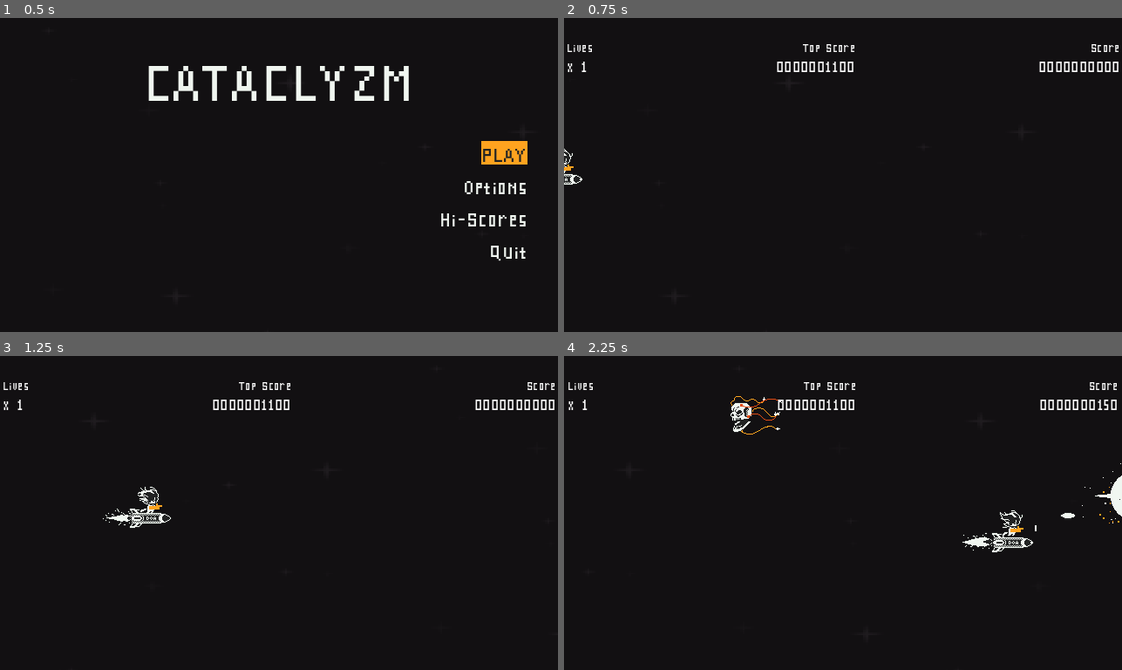
Above: before the commit, frames 1-4 (two rows, left to right).
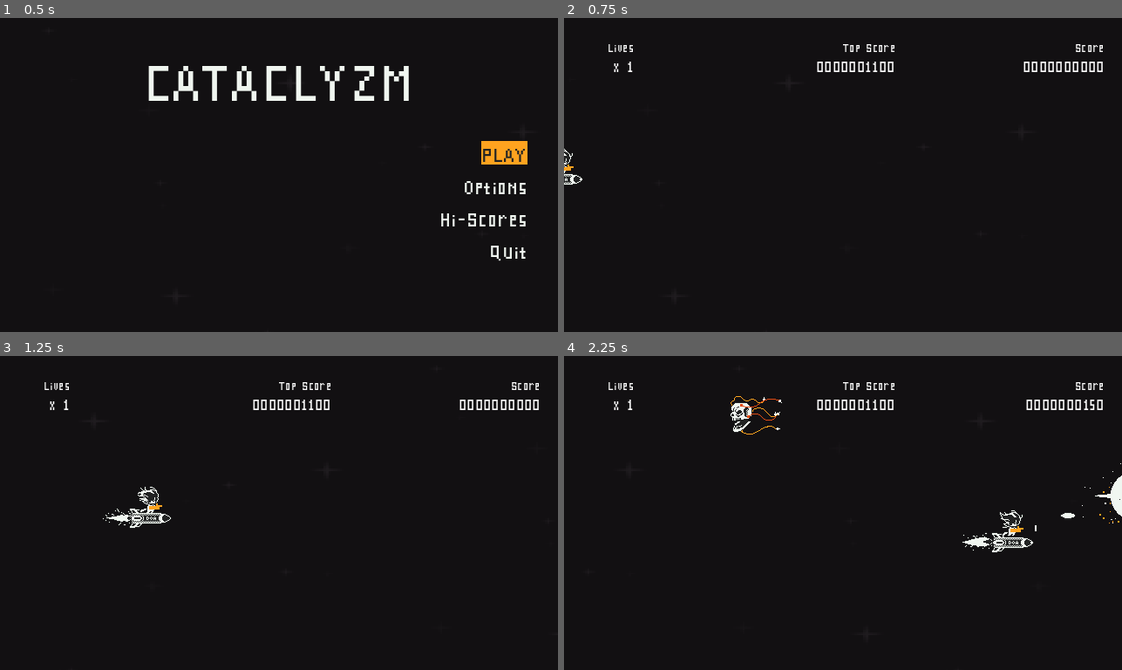
Above: after the commit, the same moments.

Repository: rnakkas/GodotSandbox
Game: Godot game, scene res://ShmupSandbox/Main/Scenes/main.tscn
Two runs of this game, one before a commit and one after it. Both use one fixed random seed, a clock stepped at 60 frames per second and the inputs below.
Inputs (mouse positions are in pixels of both pictures, inside the frame that each line leads up to):
- Up to frame 1 (0.5 s): no input
- Up to frame 2 (0.75 s): click "PLAY" at 0.5 s
- Up to frame 3 (1.25 s): no input
- Up to frame 4 (2.25 s): move the mouse to (965, 497) at 1.27 s; hold D (move_right) 1.28-2.03 s; hold Space (shoot) 1.28-2.03 s; move the mouse to (731, 528) at 2.02 s; hold S (move_down) from 2.03 s (still down); tap Space (shoot) at 2.1 s

Frame 1 is identical in both runs. In frame 2, 1.2% of the frame differs, in the area x 0-100%, y 8-18%; in frame 3, 1.2%; in frame 4, 1.3%.

Commit message:
Player hud: fixed some hud ui issues by setting custom min sizes for the elements

Diff:
--- a/ShmupSandbox/UI/Scenes/player_hud.tscn
+++ b/ShmupSandbox/UI/Scenes/player_hud.tscn
@@ -30,13 +30,15 @@
 [node name="HBoxContainer" type="HBoxContainer" parent="MarginContainer/VBoxContainer"]
 layout_mode = 2
 size_flags_horizontal = 8
-theme_override_constants/separation = 70
+theme_override_constants/separation = 30
 
 [node name="VBoxContainer3" type="VBoxContainer" parent="MarginContainer/VBoxContainer/HBoxContainer"]
+custom_minimum_size = Vector2(60, 0)
 layout_mode = 2
 
 [node name="lives_label" type="Label" parent="MarginContainer/VBoxContainer/HBoxContainer/VBoxContainer3"]
 layout_mode = 2
+size_flags_horizontal = 8
 theme_override_fonts/font = ExtResource("1_xvmxs")
 theme_override_font_sizes/font_size = 20
 text = "Lives"
@@ -44,6 +46,7 @@
 [node name="lives_value" type="Label" parent="MarginContainer/VBoxContainer/HBoxContainer/VBoxContainer3"]
 unique_name_in_owner = true
 layout_mode = 2
+size_flags_horizontal = 8
 theme_override_fonts/font = ExtResource("1_xvmxs")
 theme_override_font_sizes/font_size = 25
 text = "x 3"
@@ -54,7 +57,14 @@
 [node name="separator3" type="Control" parent="MarginContainer/VBoxContainer/HBoxContainer"]
 layout_mode = 2
 
+[node name="separator5" type="Control" parent="MarginContainer/VBoxContainer/HBoxContainer"]
+layout_mode = 2
+
+[node name="separator6" type="Control" parent="MarginContainer/VBoxContainer/HBoxContainer"]
+layout_mode = 2
+
 [node name="VBoxContainer2" type="VBoxContainer" parent="MarginContainer/VBoxContainer/HBoxContainer"]
+custom_minimum_size = Vector2(150, 0)
 layout_mode = 2
 
 [node name="top_score_label" type="Label" parent="MarginContainer/VBoxContainer/HBoxContainer/VBoxContainer2"]
@@ -67,10 +77,10 @@
 [node name="top_score_value" type="Label" parent="MarginContainer/VBoxContainer/HBoxContainer/VBoxContainer2"]
 unique_name_in_owner = true
 layout_mode = 2
-size_flags_horizontal = 4
+size_flags_horizontal = 8
 theme_override_fonts/font = ExtResource("1_xvmxs")
 theme_override_font_sizes/font_size = 25
-text = "00000000"
+text = "0000000000"
 
 [node name="separator2" type="Control" parent="MarginContainer/VBoxContainer/HBoxContainer"]
 layout_mode = 2
@@ -79,6 +89,7 @@
 layout_mode = 2
 
 [node name="VBoxContainer" type="VBoxContainer" parent="MarginContainer/VBoxContainer/HBoxContainer"]
+custom_minimum_size = Vector2(150, 0)
 layout_mode = 2
 
 [node name="score_label" type="Label" parent="MarginContainer/VBoxContainer/HBoxContainer/VBoxContainer"]
@@ -91,9 +102,9 @@
 [node name="score_value" type="Label" parent="MarginContainer/VBoxContainer/HBoxContainer/VBoxContainer"]
 unique_name_in_owner = true
 layout_mode = 2
-size_flags_horizontal = 4
+size_flags_horizontal = 8
 theme_override_fonts/font = ExtResource("1_xvmxs")
 theme_override_font_sizes/font_size = 25
-text = "00000000"
+text = "0000000000"
 
 [connection signal="visibility_changed" from="." to="." method="_on_visibility_changed"]
